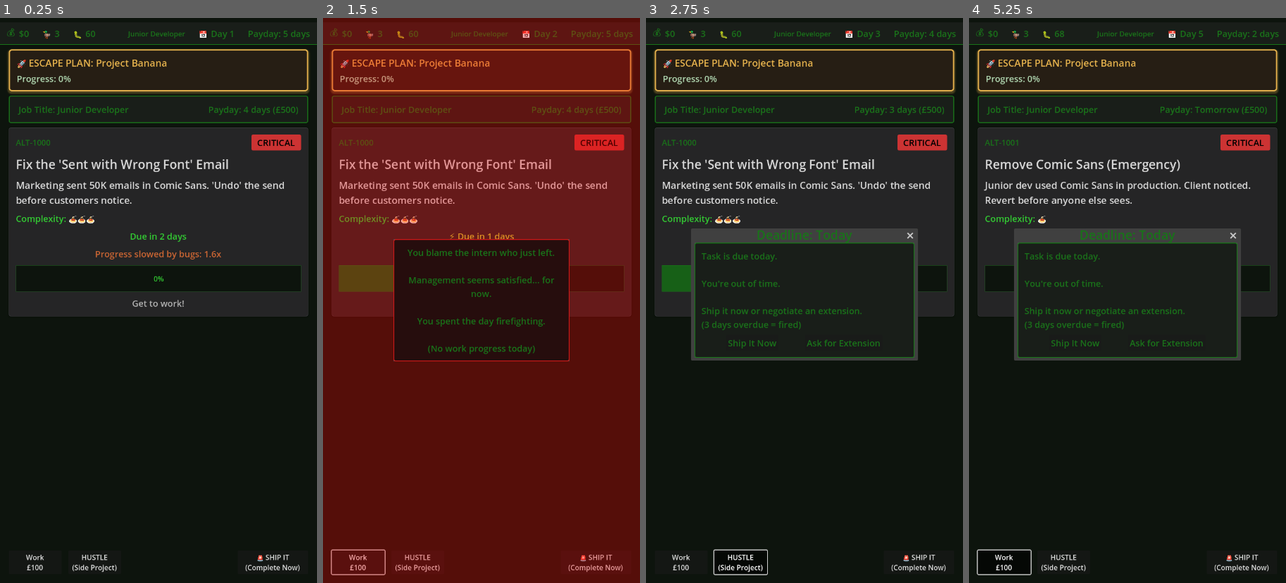
Above: before the commit, frames 1-4 (left to right).
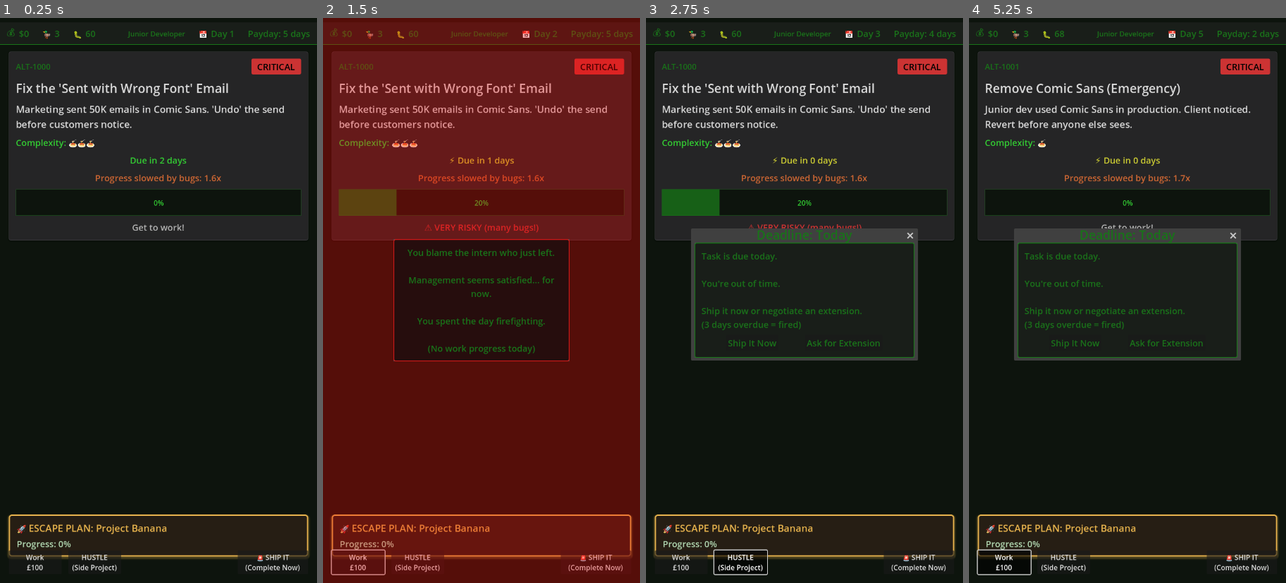
Above: after the commit, the same moments.

Repository: lmchoi/alt-f-this
Game: Godot game, scene res://scenes/game_ui.tscn
Same seed, same stepped clock (60 frames per second), same inputs: the game is played once before the commit and once after it.
Inputs:
- Up to frame 1 (0.25 s): no input
- Up to frame 2 (1.5 s): click "Work £100" at 0.5 s; click "The intern we just let go." at 1.25 s
- Up to frame 3 (2.75 s): click "HUSTLE (Side Project)" at 2 s
- Up to frame 4 (5.25 s): click "🚨 SHIP IT (Complete Now)" at 2.75 s; click "Ship It Now" at 3.5 s; click "The intern we just let go." at 4.25 s; click "Work £100" at 5 s

The runs differ from the first frame. In frame 1, 26% of the frame differs, in the area x 2-98%, y 5-96%; in frame 2, 8.5%; in frame 3, 20%; in frame 4, 19%.

Commit message:
Reorder UI layout: task first, escape plan at bottom
New layout order:
1. TopBar (condensed stats + job title + payday)
2. TaskPanel (main focus, corporate grey)
3. Spacer (breathing room, space for future task queue)
4. SideProjectPanel (bottom-left, escape goal)

Removed JobInfoMargin/JobInfo (payday merged into TopBar).

Creates hierarchy: current task dominates, escape goal visible but secondary.

Part of UI refactor Phase 5: Final layout composition.

🤖 Generated with [Claude Code](https://claude.com/claude-code)

Co-Authored-By: Claude <noreply@anthropic.com>

Diff:
--- a/scenes/game_ui.tscn
+++ b/scenes/game_ui.tscn
@@ -1,9 +1,8 @@
-[gd_scene load_steps=10 format=3 uid="uid://bkcqc3g6mk6ky"]
+[gd_scene load_steps=9 format=3 uid="uid://bkcqc3g6mk6ky"]
 
 [ext_resource type="Script" uid="uid://ccibd5kcuisnk" path="res://scenes/game_ui.gd" id="1_yubou"]
 [ext_resource type="Script" uid="uid://o4uecgfegpr2" path="res://scripts/ui/action_button.gd" id="2_rns2u"]
 [ext_resource type="PackedScene" path="res://scenes/top_bar.tscn" id="2_topbar"]
-[ext_resource type="PackedScene" path="res://scenes/job_info.tscn" id="3_jobinfo"]
 [ext_resource type="PackedScene" path="res://scenes/task_panel.tscn" id="3_taskpanel"]
 [ext_resource type="PackedScene" path="res://scenes/side_project_panel.tscn" id="4_sideproject"]
 [ext_resource type="PackedScene" uid="uid://b5nqygpy3h33x" path="res://scenes/dialogs/event_popup.tscn" id="4_u2dgd"]
@@ -36,32 +35,27 @@
 [node name="TopBar" parent="VBoxContainer" instance=ExtResource("2_topbar")]
 layout_mode = 2
 
+[node name="TaskPanelMargin" type="MarginContainer" parent="VBoxContainer"]
+layout_mode = 2
+theme_override_constants/margin_left = 20
+theme_override_constants/margin_top = 15
+theme_override_constants/margin_right = 20
+
+[node name="TaskPanel" parent="VBoxContainer/TaskPanelMargin" instance=ExtResource("3_taskpanel")]
+layout_mode = 2
+
+[node name="Spacer" type="Control" parent="VBoxContainer"]
+layout_mode = 2
+size_flags_vertical = 3
+
 [node name="SideProjectMargin" type="MarginContainer" parent="VBoxContainer"]
 layout_mode = 2
 theme_override_constants/margin_left = 20
 theme_override_constants/margin_top = 10
 theme_override_constants/margin_right = 20
+theme_override_constants/margin_bottom = 60
 
 [node name="SideProjectPanel" parent="VBoxContainer/SideProjectMargin" instance=ExtResource("4_sideproject")]
-layout_mode = 2
-
-
-[node name="JobInfoMargin" type="MarginContainer" parent="VBoxContainer"]
-layout_mode = 2
-theme_override_constants/margin_left = 20
-theme_override_constants/margin_top = 10
-theme_override_constants/margin_right = 20
-
-[node name="JobInfo" parent="VBoxContainer/JobInfoMargin" instance=ExtResource("3_jobinfo")]
-layout_mode = 2
-
-[node name="TaskPanelMargin" type="MarginContainer" parent="VBoxContainer"]
-layout_mode = 2
-theme_override_constants/margin_left = 20
-theme_override_constants/margin_top = 10
-theme_override_constants/margin_right = 20
-
-[node name="TaskPanel" parent="VBoxContainer/TaskPanelMargin" instance=ExtResource("3_taskpanel")]
 layout_mode = 2
 
 [node name="ActionButtons" type="HBoxContainer" parent="."]
